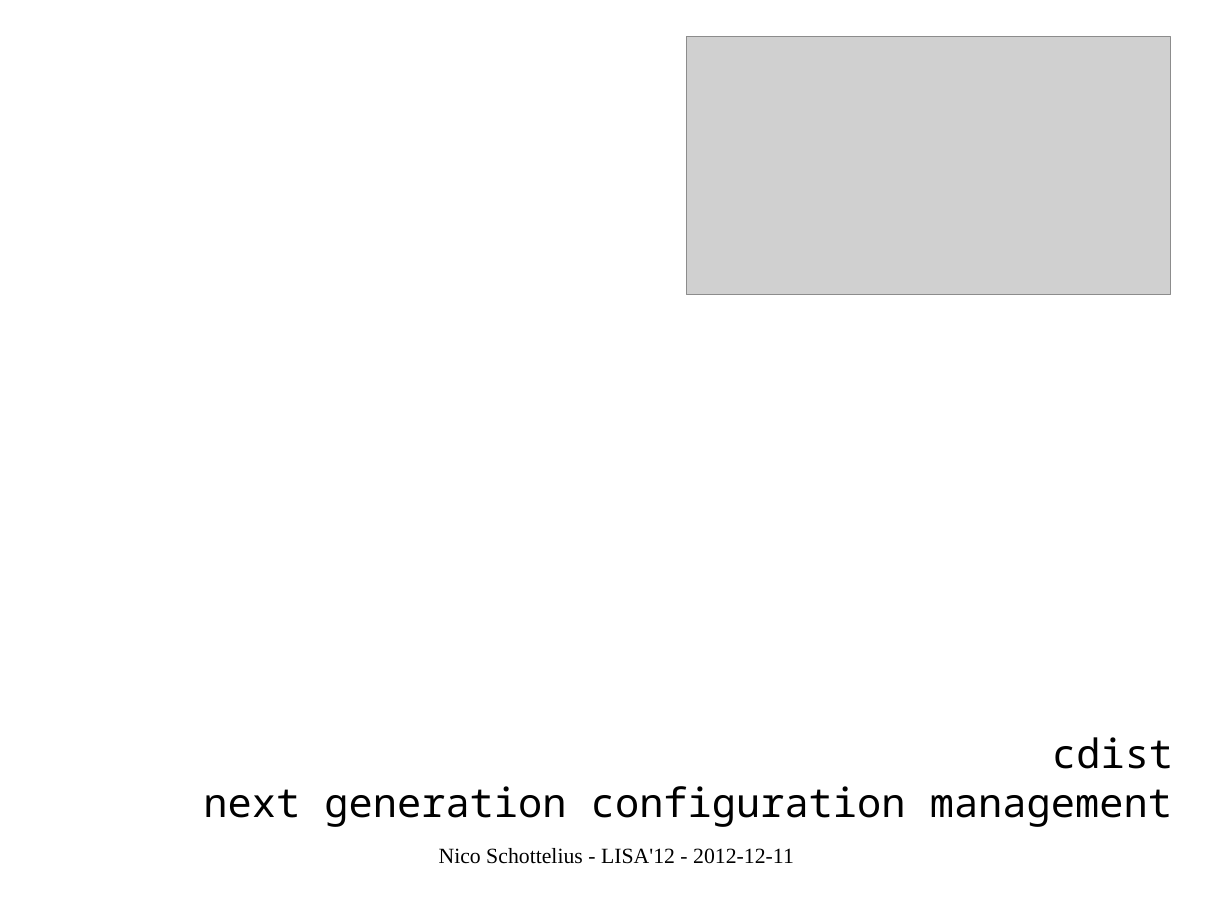
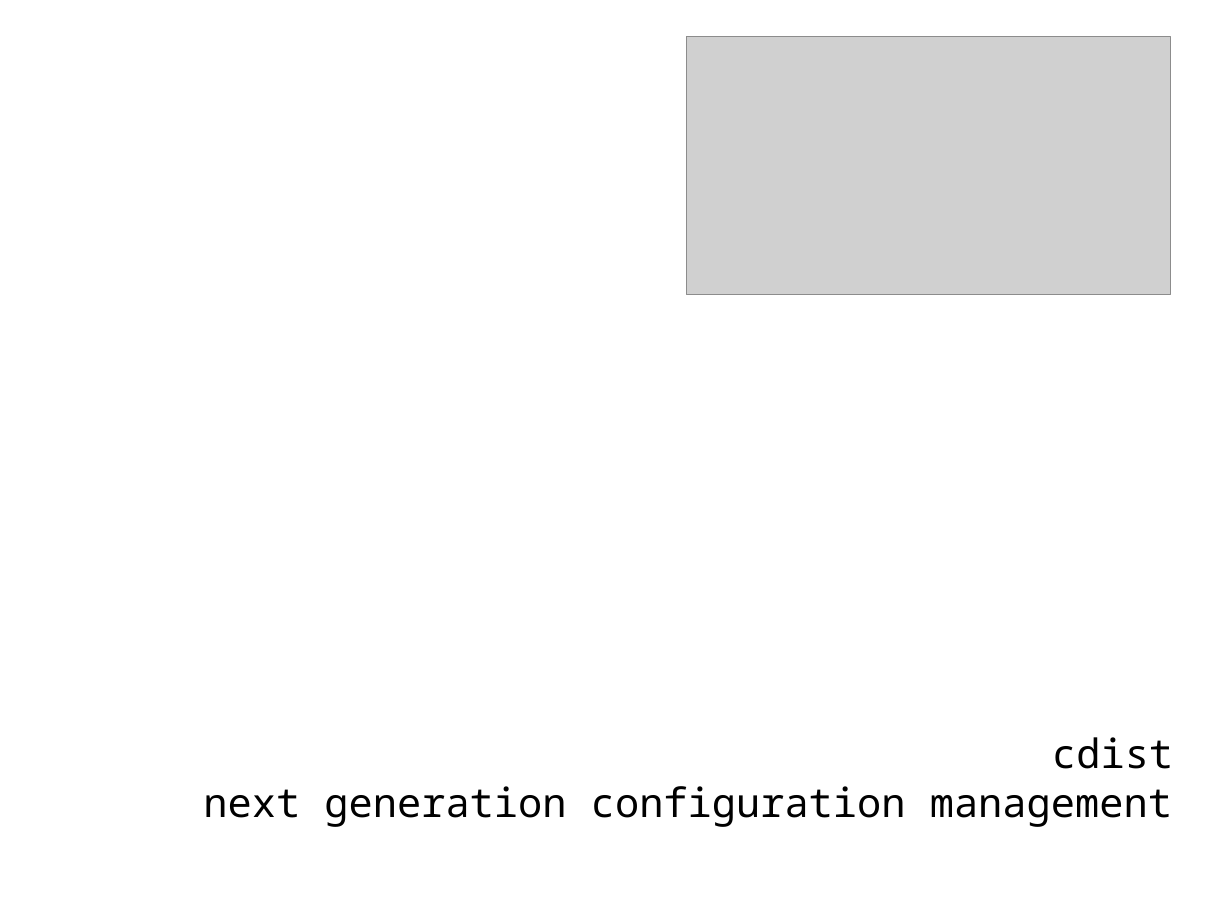
Before and after one commit to ungleich/cdist, a slide deck: slide 1 of docs/speeches/2013-03-25_ad_novum.odp. Drawn at 1232x924 pixels with LibreOffice and Linux fonts; fonts in the diff are those of the drawing; grey boxes stand for pictures. Boxes give left, top, right and bottom in pixels: in the first picture for what was removed or moved away, otherwise in the second. Text is boxed around its words. In the diff, an @@ line names an element or a change of style, - is before the commit and + after.

```diff
--- a/docs/speeches/2013-03-25_ad_novum.odp
+++ b/docs/speeches/2013-03-25_ad_novum.odp
@@ text removed at (439,848,794,864) @@
-Nico Schottelius - LISA'12 - 2012-12-11
```
Also in this commit, not shown: 38 other slides changed, 1 other file.
